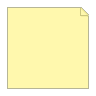
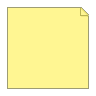
Layered file, before and after one edit (96 x 96). Changes by layer:
"Layer 2": opacity 75% → 100% over 7, 7, 89, 89
